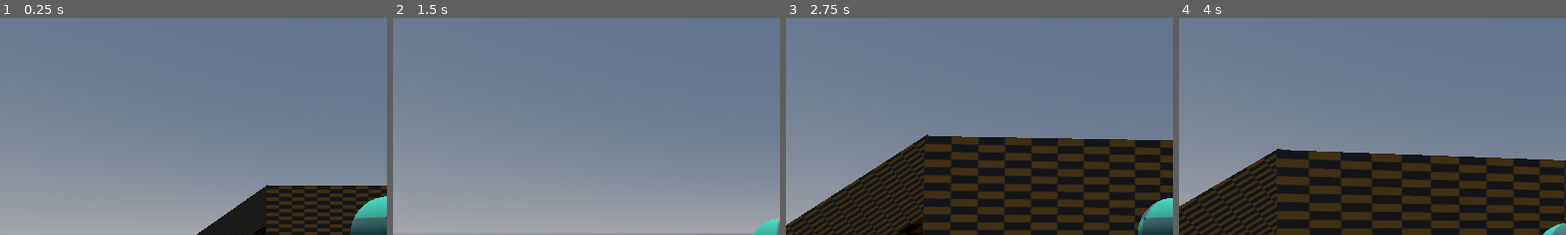
Above: before the commit, frames 1-4 (left to right).
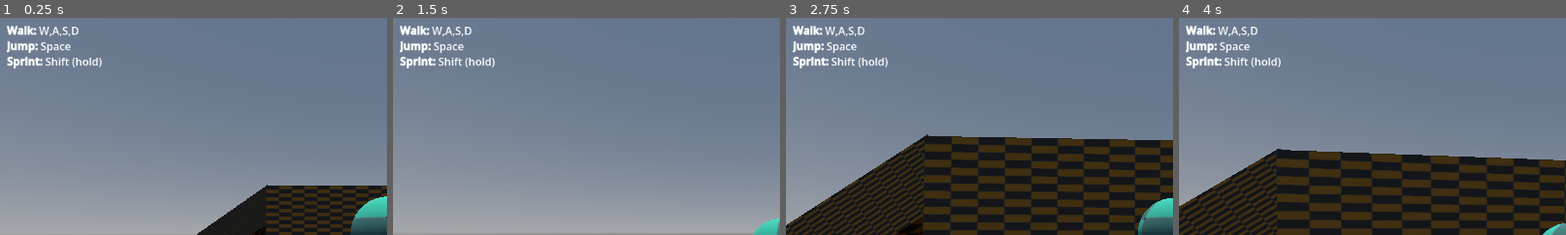
Above: after the commit, the same moments.

Repository: wokidoo/COMP-476-Advanced-Game-Development
Game: Godot game, scene res://levels/demo_scene.tscn
Two runs of this game, one before a commit and one after it. Both use one fixed random seed, a clock stepped at 60 frames per second and the inputs below.
Inputs (mouse positions are % of the whole screen's width and height, from its top left):
- Up to frame 1 (0.25 s): no input
- Up to frame 2 (1.5 s): move the mouse to (55, 50) at 0.52 s; hold Shift (sprint) 0.53-1.28 s; hold W (move_forward) from 0.53 s (still down); tap Space (jump) at 0.77 s; move the mouse to (45, 50) at 1.27 s; tap Shift (sprint) at 1.35 s
- Up to frame 3 (2.75 s): keep holding W (move_forward); tap Space (jump) at 1.52 s; move the mouse to (52, 48) at 2.02 s; hold Shift (sprint) from 2.03 s (still down)
- Up to frame 4 (4 s): keep holding W (move_forward); tap Enter at 2.75 s; move the mouse to (49, 52) at 2.77 s; release Shift (sprint) at 2.78 s; tap Shift (sprint) at 2.85 s; tap Space (jump) at 3.02, 3.77 s; move the mouse to (57, 51) at 3.52 s; hold Shift (sprint) from 3.53 s (still down)
The pictures show only the part of the screen within x 0-50%, y 0-50%; the shares and areas given below are measured in that part.

The runs differ from the first frame. In frame 1, 1.4% of the frame differs, in the area x 1-27%, y 3-24%; in frame 2, 1.4%; in frame 3, 1.4%; in frame 4, 1.4%.

Commit message:
Add instructions label to player scene

Diff:
--- a/nodes/player_character/player_character.tscn
+++ b/nodes/player_character/player_character.tscn
@@ -123,6 +123,29 @@
 unique_name_in_owner = true
 one_shot = true
 
+[node name="InstructionsContainer" type="MarginContainer" parent="." unique_id=10611394]
+anchors_preset = 10
+anchor_right = 1.0
+offset_bottom = 75.0
+grow_horizontal = 2
+size_flags_horizontal = 3
+size_flags_vertical = 3
+theme_override_constants/margin_left = 10
+theme_override_constants/margin_top = 10
+theme_override_constants/margin_right = 10
+theme_override_constants/margin_bottom = 10
+
+[node name="InstructionsLabel" type="RichTextLabel" parent="InstructionsContainer" unique_id=130877597]
+layout_mode = 2
+size_flags_horizontal = 3
+size_flags_vertical = 6
+bbcode_enabled = true
+text = "[b]Walk:[/b] W,A,S,D
+[b]Jump:[/b] Space
+[b]Sprint:[/b] Shift (hold)
+"
+fit_content = true
+
 [connection signal="entered" from="StateMachine/GroundedState" to="." method="_on_grounded_state_entered"]
 [connection signal="exited" from="StateMachine/GroundedState" to="." method="_on_grounded_state_exited"]
 [connection signal="input" from="StateMachine/GroundedState" to="." method="_on_grounded_state_input"]
